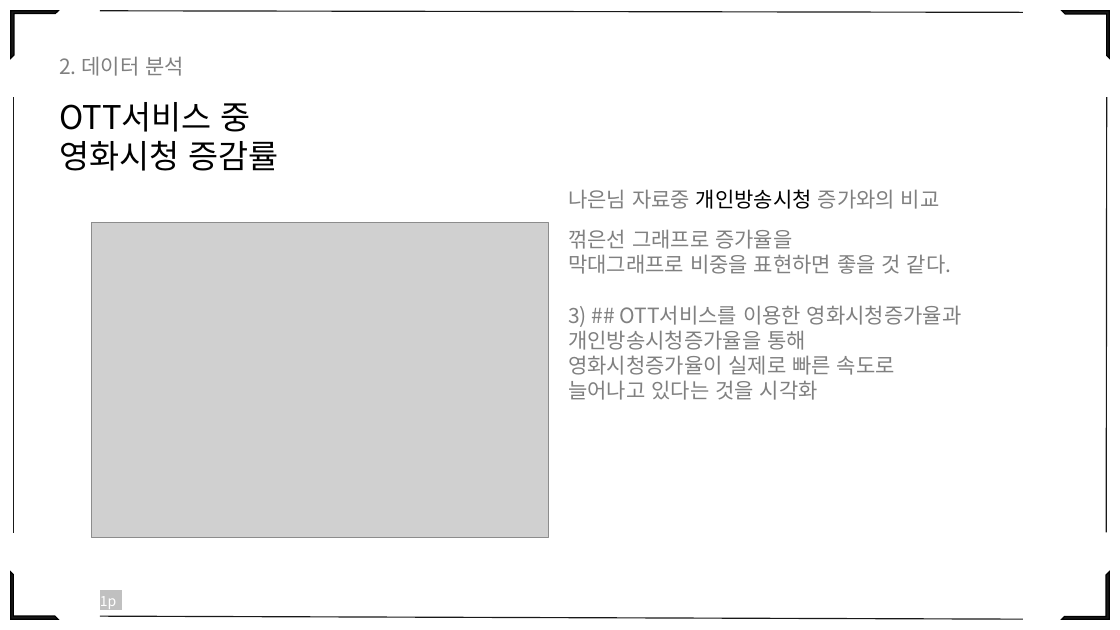
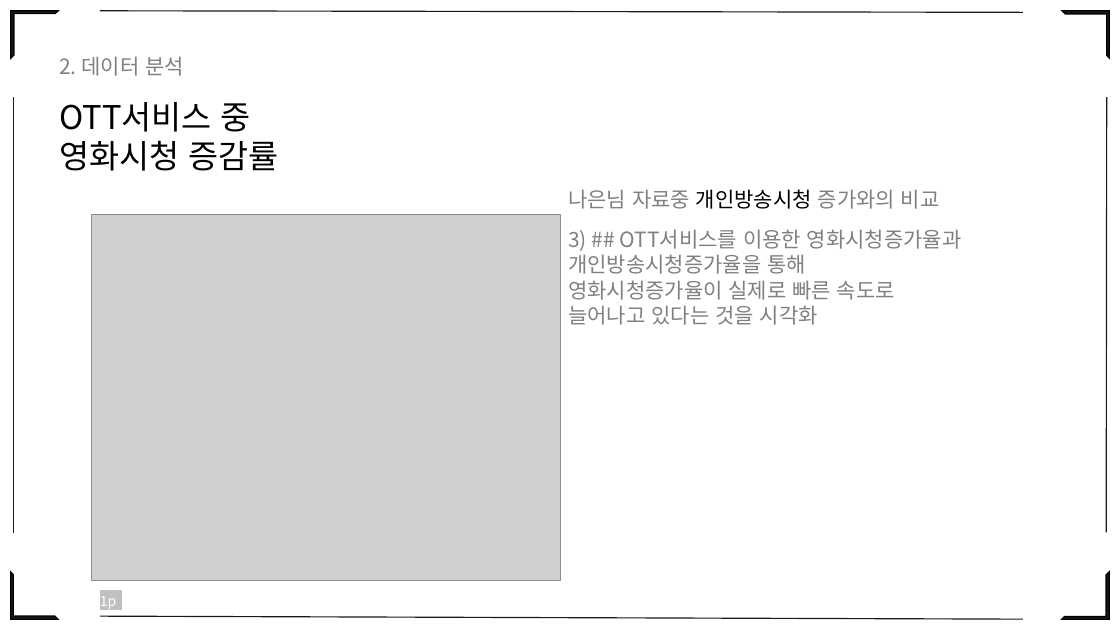
Before and after one commit to eesomin/midproject, a slide deck: slide 13 of jdh1/PPT_0_TEAM2.pptx (slide 11 before the commit). Drawn at 1120x630 pixels with LibreOffice and Linux fonts; fonts in the diff are those of the drawing; grey boxes stand for pictures. Boxes give left, top, right and bottom in pixels: in the first picture for what was removed or moved away, otherwise in the second. Text is boxed around its words. In the diff, an @@ line names an element or a change of style, - is before the commit and + after.

```diff
--- a/jdh1/PPT_0_TEAM2.pptx
+++ b/jdh1/PPT_0_TEAM2.pptx
@@ picture: place and size @@
-picture at box(92, 223, 549, 538)
+picture at box(92, 214, 560, 581)
@@ text at box(568, 229, 951, 274): paragraphs removed @@
-꺾은선 그래프로 증가율을
-막대그래프로 비중을 표현하면 좋을 것 같다.
```
Also in this commit, not shown: 25 other slides changed, 7 slides added, 1 slide removed, 4 other files.
